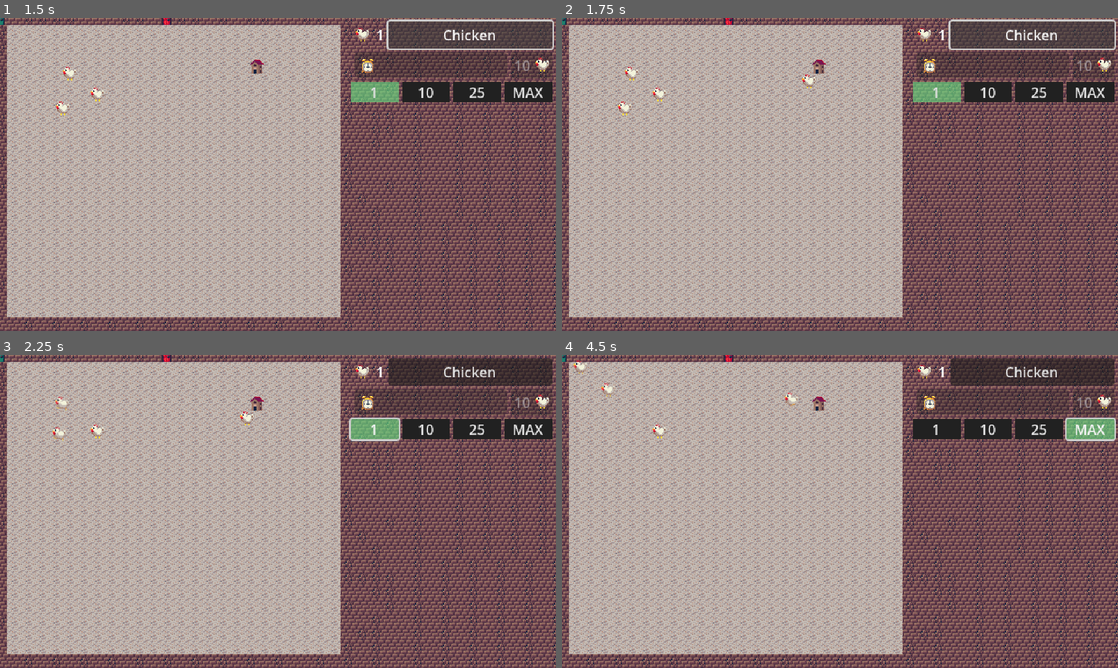
Above: before the commit, frames 1-4 (two rows, left to right).
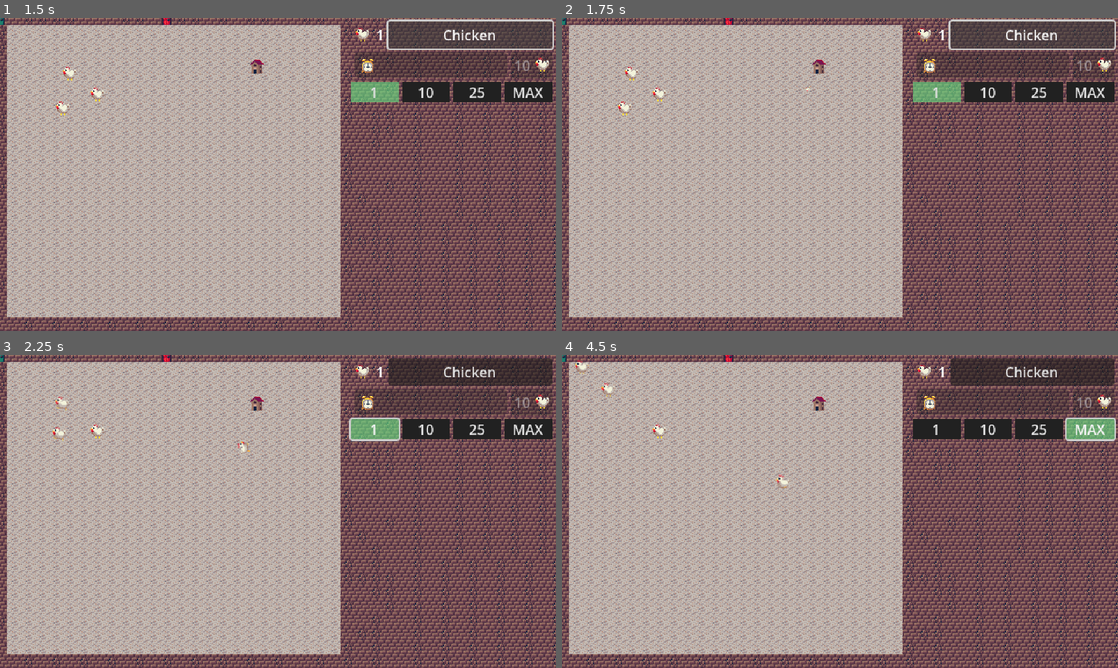
Above: after the commit, the same moments.

Repository: hostdos/WGJ25
Game: Godot game, scene res://scenes/main_menu.tscn
Same seed, same stepped clock (60 frames per second), same inputs: the game is played once before the commit and once after it.
Inputs:
- Up to frame 1 (1.5 s): click "Start" at 0.5 s; click "Chicken" at 1.25 s
- Up to frame 2 (1.75 s): no input
- Up to frame 3 (2.25 s): click "1" at 2 s
- Up to frame 4 (4.5 s): click "10" at 2.75 s; click "25" at 3.5 s; click "MAX" at 4.25 s

Frame 1 is identical in both runs. In frame 2, less than 0.1% of the frame differs, in the area x 43-46%, y 18-24%; in frame 3, less than 0.1%; in frame 4, 0.2%, in the area x 2-43%, y 1-43%.

Commit message:
added launch anim, added walk after, spawn timer 1 sec

Diff:
--- a/toy-box-25/scenes/ChickenCoop.tscn
+++ b/toy-box-25/scenes/ChickenCoop.tscn
@@ -1,14 +1,16 @@
-[gd_scene load_steps=5 format=3 uid="uid://ds6fi3awl6dqd"]
+[gd_scene load_steps=6 format=3 uid="uid://ds6fi3awl6dqd"]
 
 [ext_resource type="Texture2D" uid="uid://47215jx62oat" path="res://assets/tbj2_sprites_16x16_V4_transp.png" id="1_gxb07"]
 [ext_resource type="Script" uid="uid://w8n1dclla315" path="res://scenes/chicken_coop.gd" id="1_q3vi8"]
 [ext_resource type="PackedScene" uid="uid://dvxf7d48sorna" path="res://scenes/base_chicken.tscn" id="2_y2hrv"]
+[ext_resource type="Script" uid="uid://dpqge0o5sgbca" path="res://scenes/chicken/launch.gd" id="4_m36ga"]
 
 [sub_resource type="RectangleShape2D" id="RectangleShape2D_y2hrv"]
 size = Vector2(32.75, 4)
 
-[node name="ChickenCoop" type="Node2D"]
+[node name="ChickenCoop" type="Node2D" node_paths=PackedStringArray("spawn_state")]
 script = ExtResource("1_q3vi8")
+spawn_state = NodePath("Launch")
 chicken_scene = ExtResource("2_y2hrv")
 
 [node name="Sprite2D" type="Sprite2D" parent="."]
@@ -18,7 +20,7 @@
 
 [node name="SlingPoint" type="Marker2D" parent="."]
 unique_name_in_owner = true
-position = Vector2(-2, 4)
+position = Vector2(0, -15.22)
 
 [node name="SpawnTimer" type="Timer" parent="."]
 unique_name_in_owner = true
@@ -39,3 +41,7 @@
 
 [node name="CollisionPolygon2D" type="CollisionPolygon2D" parent="StaticBody2D"]
 polygon = PackedVector2Array(-6, -2, -6, 8, 6, 8, 6, -2, 8, -2, 8, -3, 3, -8, -3, -8, -8, -3, -8, -2)
+
+[node name="Launch" type="Node" parent="."]
+script = ExtResource("4_m36ga")
+metadata/_custom_type_script = "uid://c48o61p5bmeik"
--- a/toy-box-25/scenes/base_chicken.tscn
+++ b/toy-box-25/scenes/base_chicken.tscn
@@ -74,19 +74,143 @@
 "speed": 3.0
 }]
 
+[sub_resource type="Animation" id="Animation_atylx"]
+resource_name = "Spawn"
+length = 2.0
+step = 0.1
+tracks/0/type = "value"
+tracks/0/imported = false
+tracks/0/enabled = true
+tracks/0/path = NodePath(".:scale")
+tracks/0/interp = 1
+tracks/0/loop_wrap = true
+tracks/0/keys = {
+"times": PackedFloat32Array(0, 1),
+"transitions": PackedFloat32Array(0.5, 0.5),
+"update": 0,
+"values": [Vector2(0.1, 0.1), Vector2(1, 1)]
+}
+tracks/1/type = "value"
+tracks/1/imported = false
+tracks/1/enabled = true
+tracks/1/path = NodePath(".:rotation")
+tracks/1/interp = 1
+tracks/1/loop_wrap = true
+tracks/1/keys = {
+"times": PackedFloat32Array(0, 1),
+"transitions": PackedFloat32Array(0.5, 0.5),
+"update": 0,
+"values": [-12.566370614359172, 0.0]
+}
+tracks/2/type = "value"
+tracks/2/imported = false
+tracks/2/enabled = true
+tracks/2/path = NodePath(".:collision_layer")
+tracks/2/interp = 1
+tracks/2/loop_wrap = true
+tracks/2/keys = {
+"times": PackedFloat32Array(0, 1),
+"transitions": PackedFloat32Array(1, 1),
+"update": 1,
+"values": [32768, 1]
+}
+tracks/3/type = "value"
+tracks/3/imported = false
+tracks/3/enabled = true
+tracks/3/path = NodePath(".:collision_mask")
+tracks/3/interp = 1
+tracks/3/loop_wrap = true
+tracks/3/keys = {
+"times": PackedFloat32Array(0, 1),
+"transitions": PackedFloat32Array(1, 1),
+"update": 1,
+"values": [32768, 1]
+}
+tracks/4/type = "method"
+tracks/4/imported = false
+tracks/4/enabled = true
+tracks/4/path = NodePath("StateMachine")
+tracks/4/interp = 1
+tracks/4/loop_wrap = true
+tracks/4/keys = {
+"times": PackedFloat32Array(1.9),
+"transitions": PackedFloat32Array(1),
+"values": [{
+"args": ["Walk"],
+"method": &"change_state"
+}]
+}
+
+[sub_resource type="Animation" id="Animation_3s882"]
+length = 0.001
+tracks/0/type = "value"
+tracks/0/imported = false
+tracks/0/enabled = true
+tracks/0/path = NodePath(".:scale")
+tracks/0/interp = 1
+tracks/0/loop_wrap = true
+tracks/0/keys = {
+"times": PackedFloat32Array(0),
+"transitions": PackedFloat32Array(1),
+"update": 0,
+"values": [Vector2(1, 1)]
+}
+tracks/1/type = "value"
+tracks/1/imported = false
+tracks/1/enabled = true
+tracks/1/path = NodePath(".:rotation")
+tracks/1/interp = 1
+tracks/1/loop_wrap = true
+tracks/1/keys = {
+"times": PackedFloat32Array(0),
+"transitions": PackedFloat32Array(1),
+"update": 0,
+"values": [0.0]
+}
+tracks/2/type = "value"
+tracks/2/imported = false
+tracks/2/enabled = true
+tracks/2/path = NodePath(".:collision_layer")
+tracks/2/interp = 1
+tracks/2/loop_wrap = true
+tracks/2/keys = {
+"times": PackedFloat32Array(0),
+"transitions": PackedFloat32Array(1),
+"update": 1,
+"values": [1]
+}
+tracks/3/type = "value"
+tracks/3/imported = false
+tracks/3/enabled = true
+tracks/3/path = NodePath(".:collision_mask")
+tracks/3/interp = 1
+tracks/3/loop_wrap = true
+tracks/3/keys = {
+"times": PackedFloat32Array(0),
+"transitions": PackedFloat32Array(1),
+"update": 1,
+"values": [1]
+}
+
+[sub_resource type="AnimationLibrary" id="AnimationLibrary_hpenm"]
+_data = {
+&"RESET": SubResource("Animation_3s882"),
+&"Spawn": SubResource("Animation_atylx")
+}
+
 [node name="BaseChicken" type="CharacterBody2D"]
 input_pickable = true
-motion_mode = 1
 script = ExtResource("1_3jp5v")
 
-[node name="CollisionPolygon2D" type="CollisionPolygon2D" parent="."]
+[node name="ChickenCollider" type="CollisionPolygon2D" parent="."]
+unique_name_in_owner = true
 position = Vector2(-1.0325544, 0.23819318)
 polygon = PackedVector2Array(1.0325544, -3.2381933, 6.0325546, -3.2381933, 9.032555, -0.23819315, 6.0325546, 6.761807, -1.9674456, 6.761807, -6.9674454, -2.2381933, -3.9674456, -6.238193, 1.0325544, -6.238193)
 
-[node name="AnimatedSprite2D" type="AnimatedSprite2D" parent="."]
+[node name="ChickenAnimation" type="AnimatedSprite2D" parent="."]
+unique_name_in_owner = true
 sprite_frames = SubResource("SpriteFrames_3jp5v")
-animation = &"Launch"
-frame_progress = 0.90875983
+animation = &"Panic"
 
 [node name="StateTimer" type="Timer" parent="."]
 
@@ -119,3 +243,9 @@
 unique_name_in_owner = true
 wait_time = 15.0
 one_shot = true
+
+[node name="ChickenAnimationPlayer" type="AnimationPlayer" parent="."]
+unique_name_in_owner = true
+libraries = {
+&"": SubResource("AnimationLibrary_hpenm")
+}
--- a/toy-box-25/scenes/chicken/base_chicken.gd
+++ b/toy-box-25/scenes/chicken/base_chicken.gd
@@ -19,5 +19,8 @@
 	print("trying to start panic")
 	start_panic()
 
+func panic_him():
+	%StateMachine.change_state("Panic")
+
 func launch():
 	%StateMachine.change_state("Launch")
--- a/toy-box-25/scenes/chicken/idle.gd
+++ b/toy-box-25/scenes/chicken/idle.gd
@@ -4,10 +4,10 @@
 var timer: float = 0.0
 
 func enter():
-
-	animation.play("Idle") # Or "idle" if you have it
-	animation.stop() # Stop animating to stand still
-	animation.frame = 1 # Stand on specific frame
+	print("he idle")
+	%ChickenAnimation.play("Idle") # Or "idle" if you have it
+	%ChickenAnimation.stop() # Stop animating to stand still
+	%ChickenAnimation.frame = 1 # Stand on specific frame
 
 # Randomize how long we idle
 	timer = randf_range(idle_duration_range.x, idle_duration_range.y)
--- a/toy-box-25/scenes/chicken/launch.gd
+++ b/toy-box-25/scenes/chicken/launch.gd
@@ -1,41 +1,25 @@
 extends ChickenState
 
-# Deceleration (friction) so they eventually stop sliding
-@export var drag: float = 2.0
 # Minimum speed before we consider them "stopped" and switch to Idle
-@export var stop_threshold: float = 10.0
+@export var stop_threshold: float = 1.0
 
 var velocity_vector: Vector2 = Vector2.ZERO
 
 func enter():
 	print("he launched")
-	chicken.collision_layer = 8
-	chicken.collision_mask = 8
-	chicken.animation.play("Launch")
-	# Make them spin while flying! (Optional fun effect)
-	chicken.animation.speed_scale = 3.0
-
-func set_initial_velocity(v: Vector2):
-	velocity_vector = v
+	print(chicken.velocity)
+	#@TODO Make chicken non-collision, stop Launch after 2 Seconds
+	%ChickenAnimationPlayer.play("Spawn")
+	%ChickenAnimation.play("Launch")
 
 func update(delta: float):
 	# 1. Apply Velocity
-	chicken.velocity = velocity_vector
+	print(chicken.velocity)
 	chicken.move_and_slide()
-
-	# 2. Apply Drag (Slow down over time)
-	# lerp the velocity towards Zero
-	velocity_vector = velocity_vector.lerp(Vector2.ZERO, drag * delta)
 
 	# 3. Visuals
 	if chicken.velocity.x != 0:
-		chicken.animation.flip_h = chicken.velocity.x < 0
-
-	# 4. Check if stopped
-	if velocity_vector.length() < stop_threshold:
-		chicken.collision_layer = 1
-		chicken.collision_mask = 1
-		transition_to("Idle")
+		%ChickenAnimation.flip_h = chicken.velocity.x < 0
 
 func exit():
-	chicken.animation.speed_scale = 1.0
+	pass
--- a/toy-box-25/scenes/chicken/panic.gd
+++ b/toy-box-25/scenes/chicken/panic.gd
@@ -16,7 +16,7 @@
 	print(%PanicTimer.is_stopped())
 	if %PanicTimer.is_stopped():
 		print("really panicking now")
-		animation.play("Panic") # Or "idle" if you have it
+		%ChickenAnimation.play("Panic") # Or "idle" if you have it
 		move_dir = Vector2(randf_range(-1,1), randf_range(-1,1)).normalized()
 		walk_timer = randf_range(panic_duration.x, panic_duration.y)
 		%PanicTimer.start()
@@ -33,7 +33,7 @@
 
 	#Flip Sprite accordingly
 	if chicken.velocity.x != 0:
-		animation.flip_h = chicken.velocity.x >0
+		%ChickenAnimation.flip_h = chicken.velocity.x >0
 
 	walk_timer -= delta
 	if walk_timer <= 0:
--- a/toy-box-25/scenes/chicken/walk.gd
+++ b/toy-box-25/scenes/chicken/walk.gd
@@ -7,7 +7,7 @@
 var move_dir: Vector2
 
 func enter():
-	animation.play("Walking")
+	%ChickenAnimation.play("Walking")
 	#get rand direction
 	move_dir = Vector2(randf_range(-1,1), randf_range(-1,1)).normalized()
 	walk_timer = randf_range(walk_duration_range.x, walk_duration_range.y)
@@ -18,7 +18,7 @@
 
 	#Flip Sprite accordingly
 	if chicken.velocity.x != 0:
-		animation.flip_h = chicken.velocity.x >0
+		%ChickenAnimation.flip_h = chicken.velocity.x >0
 
 	walk_timer -= delta
 	if walk_timer <= 0:
--- a/toy-box-25/scenes/chicken_coop.gd
+++ b/toy-box-25/scenes/chicken_coop.gd
@@ -1,8 +1,9 @@
 extends Node2D
 
 class_name ChickenSpawner
+@export var spawn_state: ChickenState
 @export var chicken_scene: PackedScene
-@export var launch_velocity: float = 3.0
+@export var launch_velocity: float = 50.0
 var spawn_timer: Timer
 var spawn_queue: int = 0
 
@@ -30,14 +31,17 @@
 	#check if chicken is upgraded?
 	for i in range(amount):
 		var instance = chicken_scene.instantiate()
+		instance.scale = Vector2(0.1,0.1)
 		spawn_queue -= amount
 
 		# set pos
 		instance.global_position = get_random_position()
 
 		# launch the mfer
+		instance.find_child("StateMachine").initial_state = spawn_state
+		print(instance.velocity)
 		launch_him(instance)
-
+		print(instance.velocity)
 		# add chicken as child of main scene instead of spawner
 		get_parent().call_deferred("add_child",instance)
 
@@ -50,8 +54,8 @@
 	return %SpawnPoint.global_position + Vector2(x,y)
 
 func launch_him(launched_chicken):
-	var sling_vector = %SlingPoint.global_position - launched_chicken.global_position
+	var sling_vector = launched_chicken.global_position - %SlingPoint.global_position
 
-	var launch_velocity = sling_vector * launch_velocity
+	var launch_velocity = sling_vector.normalized() * launch_velocity
 
-	launched_chicken.call_deferred("launch", launch_velocity)
+	launched_chicken.velocity = launch_velocity
Not shown: 1 places in toy-box-25/scenes/base_chicken.tscn that only renumber resources
